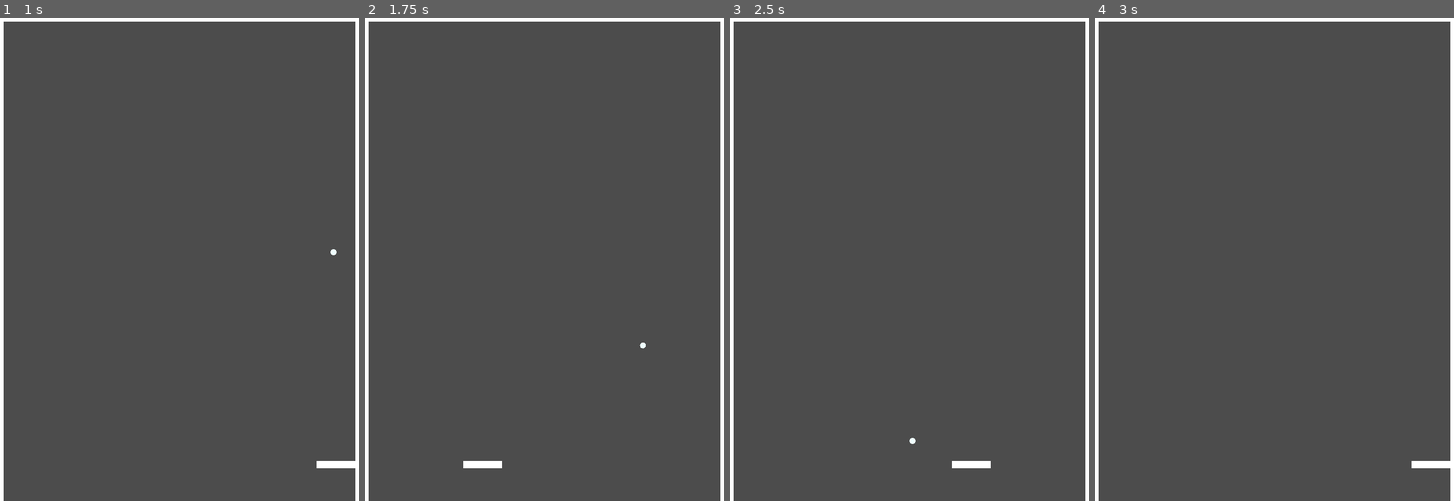
Above: before the commit, frames 1-4 (left to right).
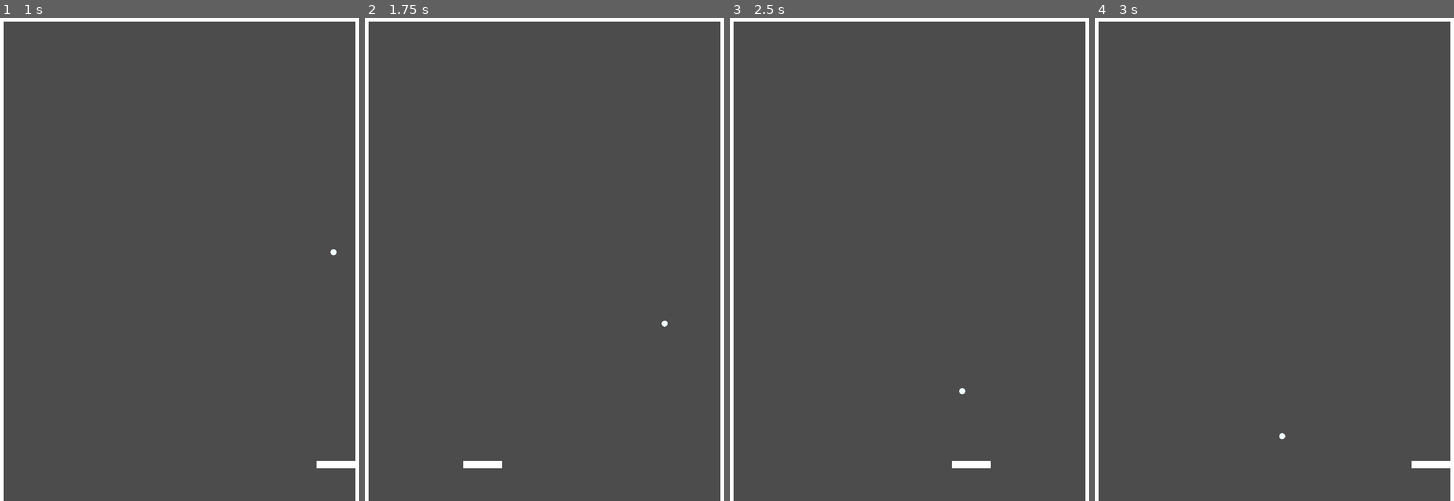
Above: after the commit, the same moments.

Repository: baihakikuncara/arkanoid
Game: Godot game, scene res://Scenes/TestArea.tscn
Two runs of this game, one before a commit and one after it. Both use one fixed random seed, a clock stepped at 60 frames per second and the inputs below.
Inputs:
- Up to frame 1 (1 s): tap Enter at 0.5 s; hold Right (ui_right) from 0.53 s (still down)
- Up to frame 2 (1.75 s): release Right (ui_right) at 1.28 s; hold Left (ui_left) from 1.28 s (still down)
- Up to frame 3 (2.5 s): tap Space at 2 s; release Left (ui_left) at 2.03 s; hold Right (ui_right) from 2.03 s (still down)
- Up to frame 4 (3 s): keep holding Right (ui_right)

Frame 1 is identical in both runs. In frame 2, less than 0.1% of the frame differs, in the area x 76-85%, y 62-69%; in frame 3, less than 0.1%, in the area x 50-66%, y 76-89%; in frame 4, less than 0.1%.

Commit message:
-adjust ball's angle after bouncing on board

Diff:
--- a/Scenes/Ball.gd
+++ b/Scenes/Ball.gd
@@ -9,8 +9,6 @@
 export var direction: Vector2	= Vector2(1,1)
 
 
-
-
 func _draw():
 	draw_circle(Vector2(0,0), size, color)
 
@@ -18,9 +16,14 @@
 func _physics_process(delta):
 	var collision = move_and_collide(direction *speed*delta)
 	if (collision):
-		direction = direction.bounce((collision.normal))
+		var modifier = 0
+		if collision.collider.has_method("collide"):
+			modifier = collision.collider.collide(collision.position)
+		var angle = collision.normal
+		direction = direction.bounce(angle).rotated(modifier).normalized()
 		speed = min(speed+SPEED_INCREASE, MAX_SPEED)
 
 
 func delete_node():
+	print("queue_free")
 	queue_free()
--- a/Scenes/Board.gd
+++ b/Scenes/Board.gd
@@ -1,4 +1,6 @@
 extends KinematicBody2D
+
+const MAX_DEGREE_MODIFIER = 0.5
 
 export var speed: float = 800
 
@@ -10,5 +12,10 @@
 		direction.x -= 1
 	if Input.is_action_pressed("ui_right"):
 		direction.x += 1
+	move_and_collide(direction * speed * delta)
 
-	move_and_collide(direction * speed * delta)
+
+func collide(var p:Vector2):
+	var shape:CollisionShape2D = get_node("CollisionShape2D")
+	var size = shape.shape.extents.x
+	return (p.x - position.x)/size * MAX_DEGREE_MODIFIER
--- a/Scenes/TestArea.tscn
+++ b/Scenes/TestArea.tscn
@@ -9,8 +9,7 @@
 
 [node name="Walls" type="Node2D" parent="."]
 __meta__ = {
-"_edit_group_": true,
-"_edit_lock_": true
+"_edit_group_": true
 }
 
 [node name="TopWall" type="Node2D" parent="Walls"]
@@ -43,6 +42,57 @@
 
 [node name="DummyWall9" parent="Walls/TopWall" instance=ExtResource( 1 )]
 position = Vector2( 800, 0 )
+
+[node name="BottomWall" type="Node2D" parent="Walls"]
+visible = false
+position = Vector2( 0, 800 )
+__meta__ = {
+"_edit_group_": true
+}
+
+[node name="DummyWall" parent="Walls/BottomWall" instance=ExtResource( 1 )]
+collision_layer = 0
+collision_mask = 0
+
+[node name="DummyWall2" parent="Walls/BottomWall" instance=ExtResource( 1 )]
+position = Vector2( 100, 0 )
+collision_layer = 0
+collision_mask = 0
+
+[node name="DummyWall3" parent="Walls/BottomWall" instance=ExtResource( 1 )]
+position = Vector2( 200, 0 )
+collision_layer = 0
+collision_mask = 0
+
+[node name="DummyWall4" parent="Walls/BottomWall" instance=ExtResource( 1 )]
+position = Vector2( 300, 0 )
+collision_layer = 0
+collision_mask = 0
+
+[node name="DummyWall5" parent="Walls/BottomWall" instance=ExtResource( 1 )]
+position = Vector2( 400, 0 )
+collision_layer = 0
+collision_mask = 0
+
+[node name="DummyWall6" parent="Walls/BottomWall" instance=ExtResource( 1 )]
+position = Vector2( 500, 0 )
+collision_layer = 0
+collision_mask = 0
+
+[node name="DummyWall7" parent="Walls/BottomWall" instance=ExtResource( 1 )]
+position = Vector2( 600, 0 )
+collision_layer = 0
+collision_mask = 0
+
+[node name="DummyWall8" parent="Walls/BottomWall" instance=ExtResource( 1 )]
+position = Vector2( 700, 0 )
+collision_layer = 0
+collision_mask = 0
+
+[node name="DummyWall9" parent="Walls/BottomWall" instance=ExtResource( 1 )]
+position = Vector2( 800, 0 )
+collision_layer = 0
+collision_mask = 0
 
 [node name="LeftWall" type="Node2D" parent="Walls"]
 rotation = 1.5708
